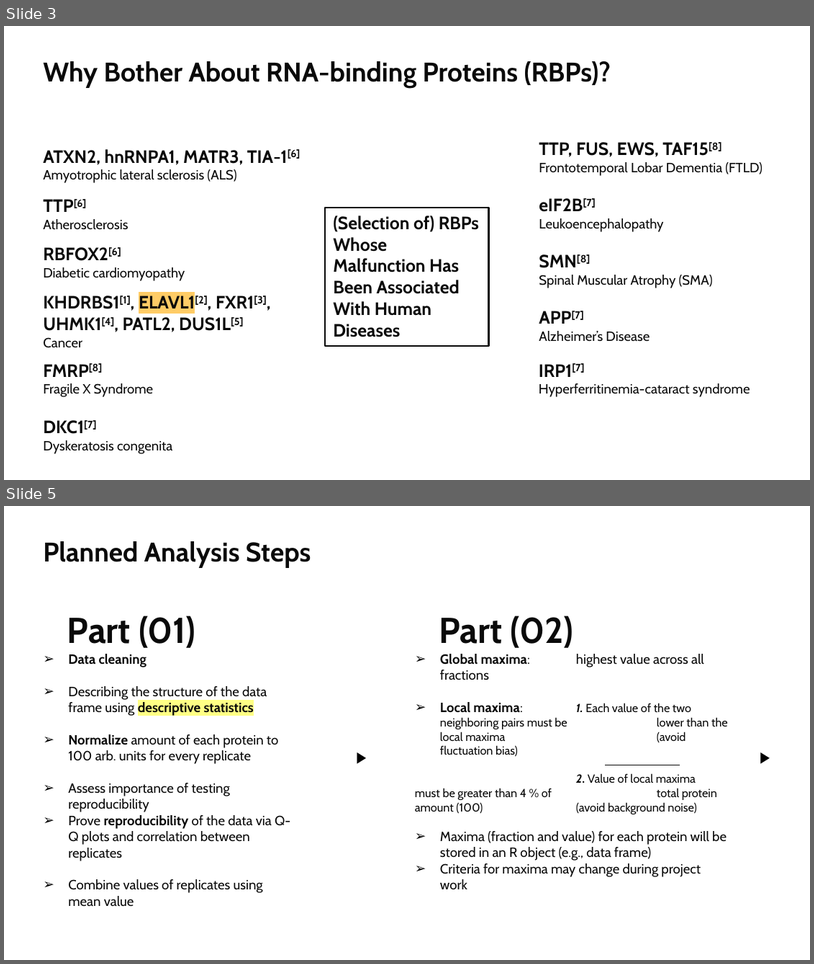
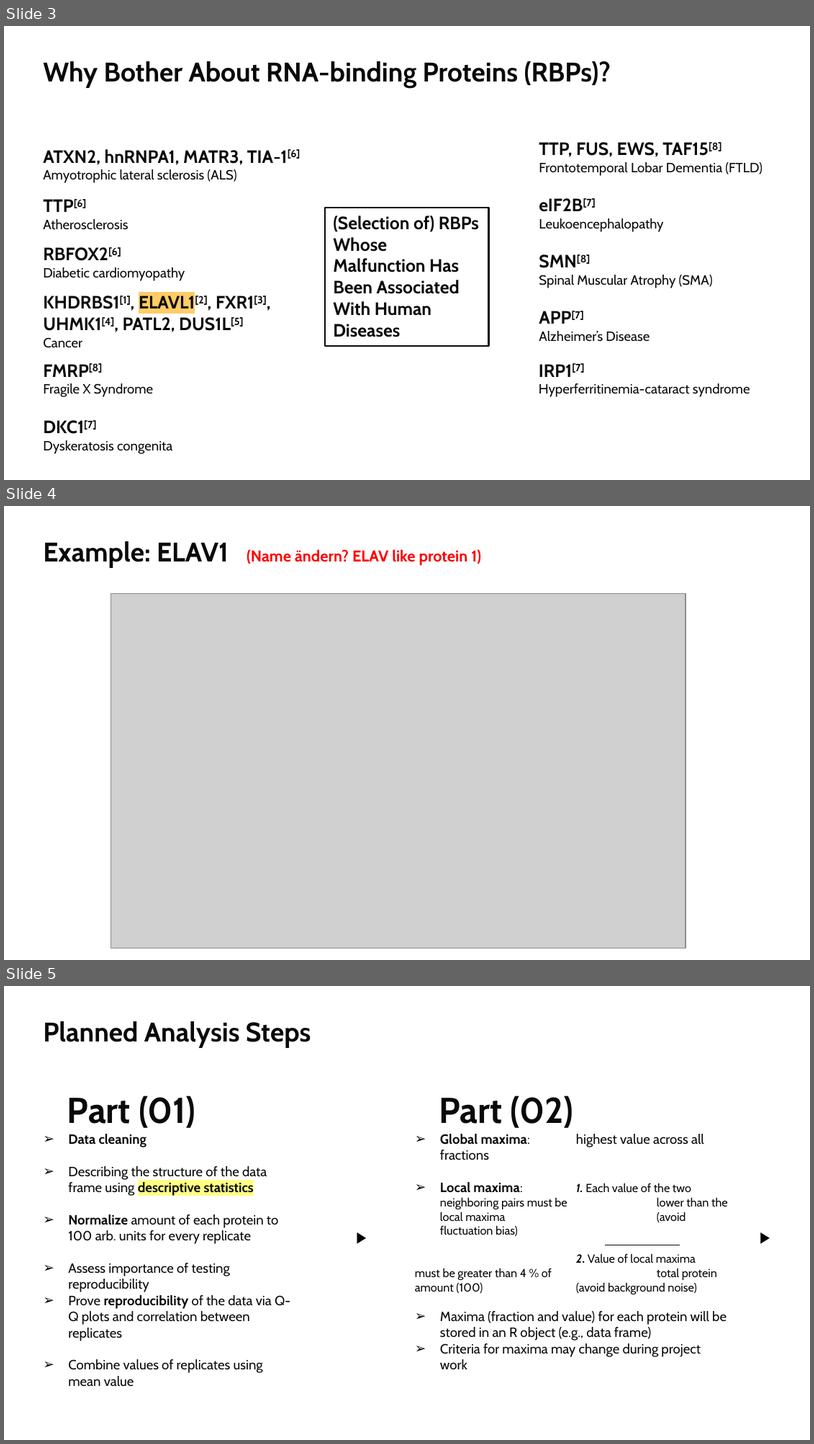
Before and after one commit to datascience-mobi-2022/2022-topic-03-team-02, a slide deck: projectproposal/PP.pptx. Shown one above the other, each under a label of ours: slides 3 and 5 before the commit, slides 3, 4 and 5 after it; the slides between them are not shown. The pictures are 814x964 and 814x1444 pixels, drawn with LibreOffice and Linux fonts; fonts in the diff are those of the drawing; grey boxes stand for pictures. Boxes give left, top, right and bottom in pixels: in the first picture for what was removed or moved away, otherwise in the second. Text is boxed around its words. In the diff, an @@ line names an element or a change of style, - is before the commit and + after.

```diff
--- a/projectproposal/PP.pptx
+++ b/projectproposal/PP.pptx
@@ slide 4 added at <box>4,506,810,960</box>, background #FFFFFF @@
@@ text added at <box>43,541,481,568</box>, 14 pt, text #FF0000, bold @@
+Example: ELAV1 (Name ändern? ELAV like protein 1)
@@ picture added at <box>111,593,687,948</box> @@
```
Also in this commit, not shown: 1 slide removed.
